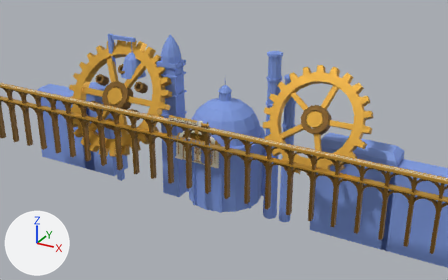
An edit to the Blender file art/source/environment.blend, drawn before and after from the same camera.
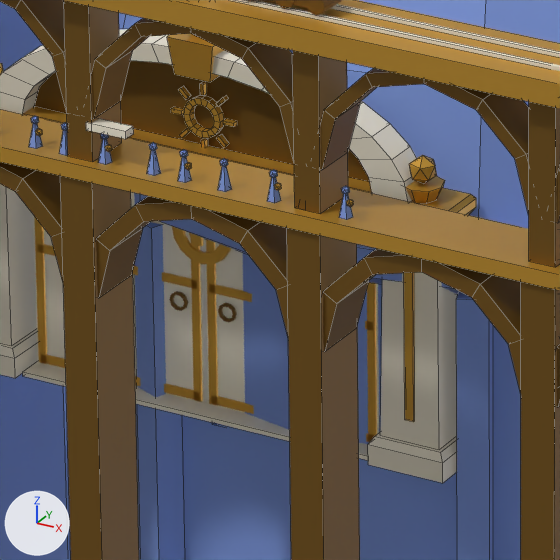
Old and new are each drawn from a 50 mm camera at (17.16, -28.04, 15.79) aimed at (1.32, 0.77, 1.38) and again close up on the part from 40% to 51% of the width and 46% to 63% of the height. The axes (+X, +Y, +Z) are drawn at lower left. The lights are the same throughout. The last two pictures show the newer version. The close-ups show mesh edges as thin lines.

Names of what the first close-up shows: 'distant_engine_body', 'exit_gate_door_left', 'exit_gate_door_right', 'exit_gate_frame' and 1 more.
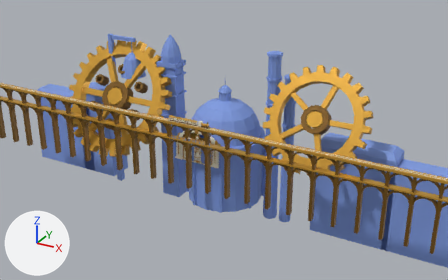
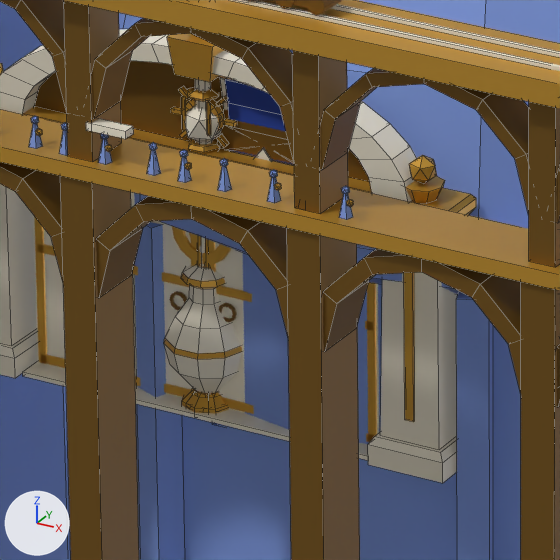
Patch to the scene script:
```diff
--- a/art/source/environment.blend.py
+++ b/art/source/environment.blend.py
@@ me_lamp_post_lamp @@
+me_lamp_post_lamp.from_pydata(...)  # 119 vertices, 113 faces; spans x -0.2..0.2, y -0.11..0.11, z 0.0..1.77
+# faces by material slot: [25, 68, 20]
+me_lamp_post_lamp.materials.append(mat_gold_dark)  # brown #7d5a1c
+me_lamp_post_lamp.materials.append(mat_gold)  # orange #d9a43c
+me_lamp_post_lamp.materials.append(mat_ivory)  # pale yellow #f4ecd8
@@ me_banner_post_cloth @@
+me_banner_post_cloth.from_pydata(...)  # 80 vertices, 72 faces; spans x -0.23..0.23, y -0.044..0.046, z -0.92..0.002
+# faces by material slot: [42, 30]
+me_banner_post_cloth.materials.append(mat_ivory)  # pale yellow #f4ecd8
+me_banner_post_cloth.materials.append(mat_cobalt)  # blue #2443a3
@@ me_banner_post_post @@
+me_banner_post_post.from_pydata(...)  # 97 vertices, 101 faces; spans x -0.14..0.63, y -0.14..0.14, z 0.0..2.12
+# faces by material slot: [93, 8]
+me_banner_post_post.materials.append(mat_gold)  # orange #d9a43c
+me_banner_post_post.materials.append(mat_ivory)  # pale yellow #f4ecd8
@@ me_urn_vessel @@
+me_urn_vessel.from_pydata(...)  # 131 vertices, 131 faces; spans x -0.22..0.22, y -0.209..0.209, z 0.0..0.84
+# faces by material slot: [71, 60]
+me_urn_vessel.materials.append(mat_gold)  # orange #d9a43c
+me_urn_vessel.materials.append(mat_ivory)  # pale yellow #f4ecd8
@@ ob_lamp_post_lamp @@
+ob_lamp_post_lamp = bpy.data.objects.new('lamp_post_lamp', me_lamp_post_lamp)
+ob_lamp_post_lamp.parent = ob_lamp_post
+ob_lamp_post_lamp.location = (0.0, 0.0, 0.0)
@@ ob_lamp_post @@
+ob_lamp_post = bpy.data.objects.new('lamp_post', None)
+ob_lamp_post.location = (0.0, 0.0, 0.0)
@@ ob_banner_post_cloth @@
+ob_banner_post_cloth = bpy.data.objects.new('banner_post_cloth', me_banner_post_cloth)
+ob_banner_post_cloth.parent = ob_banner_post
+ob_banner_post_cloth.location = (0.33, 0.0, 1.8)
@@ ob_banner_post @@
+ob_banner_post = bpy.data.objects.new('banner_post', None)
+ob_banner_post.location = (0.0, 0.0, 0.0)
@@ ob_banner_post_post @@
+ob_banner_post_post = bpy.data.objects.new('banner_post_post', me_banner_post_post)
+ob_banner_post_post.parent = ob_banner_post
+ob_banner_post_post.location = (0.0, 0.0, 0.0)
@@ ob_urn_vessel @@
+ob_urn_vessel = bpy.data.objects.new('urn_vessel', me_urn_vessel)
+ob_urn_vessel.parent = ob_urn
+ob_urn_vessel.location = (0.0, 0.0, 0.0)
@@ ob_urn @@
+ob_urn = bpy.data.objects.new('urn', None)
+ob_urn.location = (0.0, 0.0, 0.0)
```

Changed parts and their boxes (x1, y1, x2, y2) in the close-ups (560 x 560 px):
'urn_vessel', added: after (164, 265, 242, 395)
    faces in mat_ivory (pale yellow #f4ecd8): (164, 265, 242, 393)
    faces in mat_gold (orange #d9a43c): (164, 265, 242, 395)
'banner_post_cloth', added: after (220, 77, 294, 165)
    faces in mat_cobalt (blue #2443a3): (225, 79, 294, 165)
    faces in mat_ivory (pale yellow #f4ecd8): (220, 77, 272, 161)
'lamp_post_lamp', added: after (181, 87, 222, 404)
    faces in mat_gold (orange #d9a43c): (181, 87, 220, 268)
    faces in mat_ivory (pale yellow #f4ecd8): (185, 106, 222, 142)
'banner_post_post', added (mostly hidden): after (182, 75, 233, 414)
    faces in mat_gold (orange #d9a43c): (182, 75, 233, 414)
    faces in mat_ivory (pale yellow #f4ecd8): (195, 79, 212, 267)
